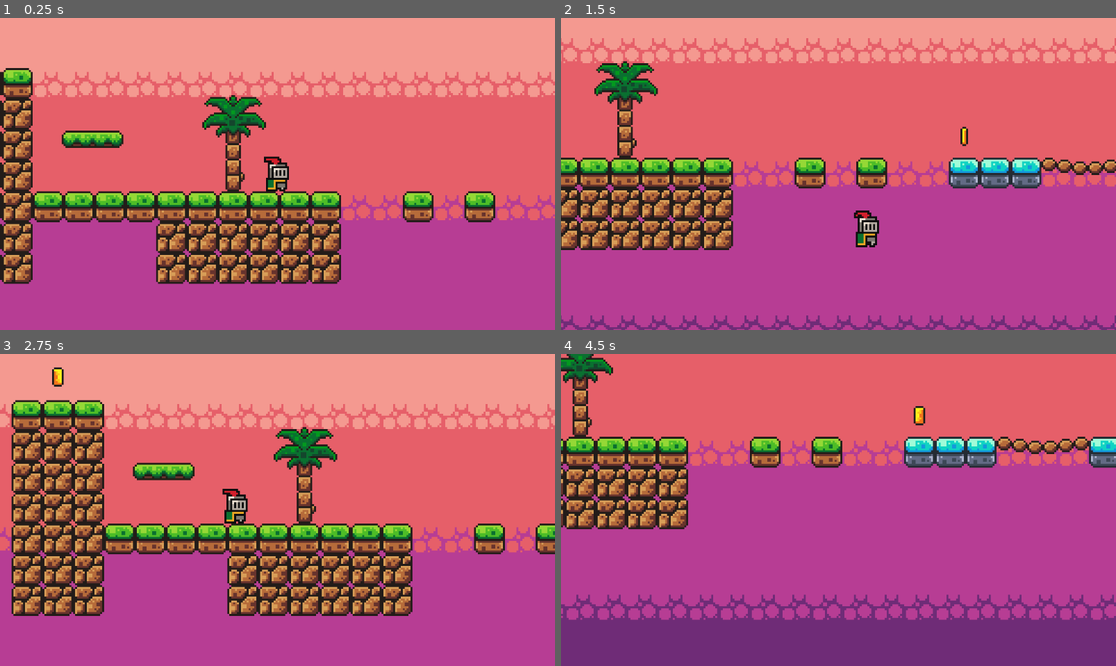
Above: before the commit, frames 1-4 (two rows, left to right).
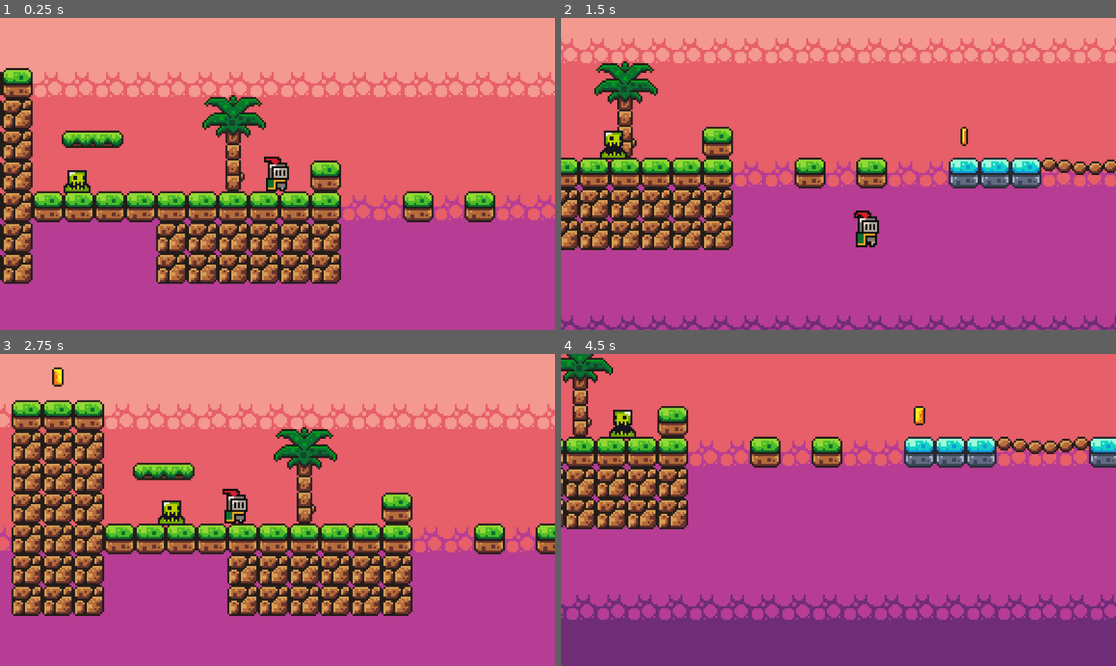
Above: after the commit, the same moments.

Repository: coleseven/GODOT-First-Game
Game: Godot game, scene res://scenes/game.tscn
The game is run twice, just before and just after one commit, with the same random seed, the same clock (stepped at 60 frames per second) and the same inputs.
Inputs:
- Up to frame 1 (0.25 s): no input
- Up to frame 2 (1.5 s): tap Enter (ui_accept) at 0.5, 0.77 s; hold Right (ui_right) from 0.53 s (still down)
- Up to frame 3 (2.75 s): tap Enter (ui_accept) at 1.52 s; release Right (ui_right) at 2.03 s; hold Left (ui_left) from 2.03 s (still down)
- Up to frame 4 (4.5 s): release Left (ui_left) at 2.78 s; hold Right (ui_right) 2.78-4.28 s; tap Enter (ui_accept) at 3.02, 3.77 s; hold Left (ui_left) from 4.28 s (still down)

The runs differ from the first frame. In frame 1, 0.8% of the frame differs, in the area x 11-62%, y 45-57%; in frame 2, 0.9%; in frame 3, 0.8%; in frame 4, 0.9%, in the area x 8-23%, y 16-28%.

Commit message:
Enemies
-added enemies

Diff:
--- a/first-game-in-godot/scenes/game.tscn
+++ b/first-game-in-godot/scenes/game.tscn
@@ -1,10 +1,11 @@
-[gd_scene load_steps=12 format=3 uid="uid://8cba00q1gt45"]
+[gd_scene load_steps=13 format=3 uid="uid://8cba00q1gt45"]
 
 [ext_resource type="PackedScene" uid="uid://urnt5df5vda6" path="res://scenes/player.tscn" id="1_uwrxv"]
 [ext_resource type="Texture2D" uid="uid://ce4rq6kvsr7nh" path="res://assets/sprites/world_tileset.png" id="1_yqjtg"]
 [ext_resource type="PackedScene" uid="uid://cng805tlvkm3g" path="res://scenes/platform.tscn" id="2_lnu2h"]
 [ext_resource type="PackedScene" uid="uid://tcujlkl0stju" path="res://scenes/coin.tscn" id="4_lbhrr"]
 [ext_resource type="PackedScene" uid="uid://ckab7d7guojl" path="res://scenes/killzone.tscn" id="5_iywne"]
+[ext_resource type="PackedScene" uid="uid://mxcrdrfygip4" path="res://scenes/slime.tscn" id="6_p57ef"]
 
 [sub_resource type="TileSetAtlasSource" id="TileSetAtlasSource_lnu2h"]
 texture = ExtResource("1_yqjtg")
@@ -175,6 +176,21 @@
 
 [sub_resource type="WorldBoundaryShape2D" id="WorldBoundaryShape2D_p57ef"]
 
+[sub_resource type="Animation" id="Animation_lbhrr"]
+length = 0.001
+tracks/0/type = "value"
+tracks/0/imported = false
+tracks/0/enabled = true
+tracks/0/path = NodePath(".:position")
+tracks/0/interp = 1
+tracks/0/loop_wrap = true
+tracks/0/keys = {
+"times": PackedFloat32Array(0),
+"transitions": PackedFloat32Array(1),
+"update": 0,
+"values": [Vector2(510, -13)]
+}
+
 [sub_resource type="Animation" id="Animation_lnu2h"]
 resource_name = "move"
 length = 2.0
@@ -192,21 +208,6 @@
 "values": [Vector2(510, -13), Vector2(607, -13)]
 }
 
-[sub_resource type="Animation" id="Animation_lbhrr"]
-length = 0.001
-tracks/0/type = "value"
-tracks/0/imported = false
-tracks/0/enabled = true
-tracks/0/path = NodePath(".:position")
-tracks/0/interp = 1
-tracks/0/loop_wrap = true
-tracks/0/keys = {
-"times": PackedFloat32Array(0),
-"transitions": PackedFloat32Array(1),
-"update": 0,
-"values": [Vector2(510, -13)]
-}
-
 [sub_resource type="AnimationLibrary" id="AnimationLibrary_iywne"]
 _data = {
 &"RESET": SubResource("Animation_lbhrr"),
@@ -221,7 +222,7 @@
 layer_0/name = "background"
 layer_0/tile_data = PackedInt32Array(196608, 131072, 13, 196609, 131072, 13, 196610, 131072, 13, 196611, 131072, 13, 26 …(67105 unchanged characters)…
 layer_1/name = "mid"
-layer_1/tile_data = PackedInt32Array(-196619, 0, 0, -196618, …(2338 unchanged characters)…  0, 262208, 524288, 0, 262193, 524288, 0)
+layer_1/tile_data = PackedInt32Array(-196619, 0, 0, -196618, …(2338 unchanged characters)…  0, 262208, 524288, 0, 262193, 524288, 0, -65535, 0, 0)
 
 [node name="player" parent="." instance=ExtResource("1_uwrxv")]
 position = Vector2(-1, -7)
@@ -278,3 +279,6 @@
 
 [node name="platform2" parent="Platforms" instance=ExtResource("2_lnu2h")]
 position = Vector2(-97, -27)
+
+[node name="slime" parent="." instance=ExtResource("6_p57ef")]
+position = Vector2(-120, -11)
--- /dev/null
+++ b/first-game-in-godot/scenes/slime.tscn
@@ -0,0 +1,67 @@
+[gd_scene load_steps=10 format=3 uid="uid://mxcrdrfygip4"]
+
+[ext_resource type="Script" uid="uid://hxmdwa7ixbo6" path="res://scripts/slime.gd" id="1_n6pvg"]
+[ext_resource type="Texture2D" uid="uid://dhrn3261yaa1w" path="res://assets/sprites/slime_green.png" id="1_p2gj0"]
+[ext_resource type="PackedScene" uid="uid://ckab7d7guojl" path="res://scenes/killzone.tscn" id="2_n6pvg"]
+
+[sub_resource type="AtlasTexture" id="AtlasTexture_pjw23"]
+atlas = ExtResource("1_p2gj0")
+region = Rect2(0, 24, 24, 24)
+
+[sub_resource type="AtlasTexture" id="AtlasTexture_2npkn"]
+atlas = ExtResource("1_p2gj0")
+region = Rect2(24, 24, 24, 24)
+
+[sub_resource type="AtlasTexture" id="AtlasTexture_fd6lc"]
+atlas = ExtResource("1_p2gj0")
+region = Rect2(48, 24, 24, 24)
+
+[sub_resource type="AtlasTexture" id="AtlasTexture_gstla"]
+atlas = ExtResource("1_p2gj0")
+region = Rect2(72, 24, 24, 24)
+
+[sub_resource type="SpriteFrames" id="SpriteFrames_v5wyi"]
+animations = [{
+"frames": [{
+"duration": 1.0,
+"texture": SubResource("AtlasTexture_pjw23")
+}, {
+"duration": 1.0,
+"texture": SubResource("AtlasTexture_2npkn")
+}, {
+"duration": 1.0,
+"texture": SubResource("AtlasTexture_fd6lc")
+}, {
+"duration": 1.0,
+"texture": SubResource("AtlasTexture_gstla")
+}],
+"loop": true,
+"name": &"default",
+"speed": 5.0
+}]
+
+[sub_resource type="RectangleShape2D" id="RectangleShape2D_0l8pv"]
+size = Vector2(14, 13)
+
+[node name="slime" type="Node2D"]
+script = ExtResource("1_n6pvg")
+
+[node name="AnimatedSprite2D" type="AnimatedSprite2D" parent="."]
+sprite_frames = SubResource("SpriteFrames_v5wyi")
+autoplay = "default"
+frame = 3
+frame_progress = 0.0124306
+
+[node name="Killzone" parent="AnimatedSprite2D" instance=ExtResource("2_n6pvg")]
+
+[node name="CollisionShape2D" type="CollisionShape2D" parent="AnimatedSprite2D/Killzone"]
+position = Vector2(0, 5.5)
+shape = SubResource("RectangleShape2D_0l8pv")
+
+[node name="RayCastRight" type="RayCast2D" parent="."]
+position = Vector2(0, 5)
+target_position = Vector2(11, 0)
+
+[node name="RayCastLeft" type="RayCast2D" parent="."]
+position = Vector2(0, 5)
+target_position = Vector2(-11, 0)
--- /dev/null
+++ b/first-game-in-godot/scripts/slime.gd
@@ -0,0 +1,19 @@
+extends Node2D
+
+const SPEED = 60
+var direction = 1
+
+@onready var ray_cast_right: RayCast2D = $RayCastRight
+@onready var ray_cast_left: RayCast2D = $RayCastLeft
+@onready var animated_sprite_2d: AnimatedSprite2D = $AnimatedSprite2D
+
+
+# Called every frame. 'delta' is the elapsed time since the previous frame.
+func _process(delta: float) -> void:
+	if ray_cast_right.is_colliding():
+		direction = -1
+		animated_sprite_2d.flip_h = true
+	if ray_cast_left.is_colliding():
+		direction = 1
+		animated_sprite_2d.flip_h = false
+	position.x += direction * SPEED * delta
Not shown, added: first-game-in-godot/scripts/slime.gd.uid
